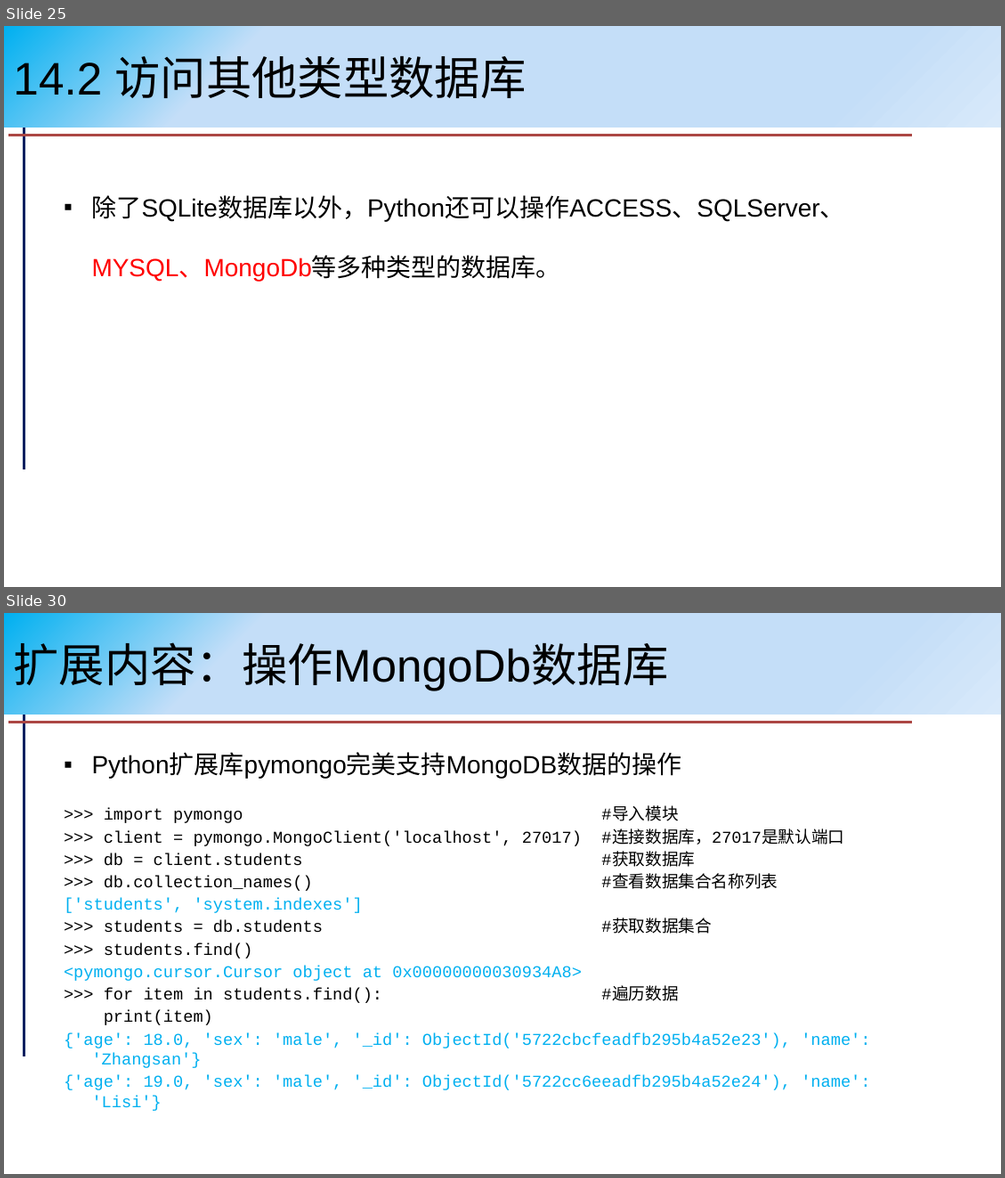
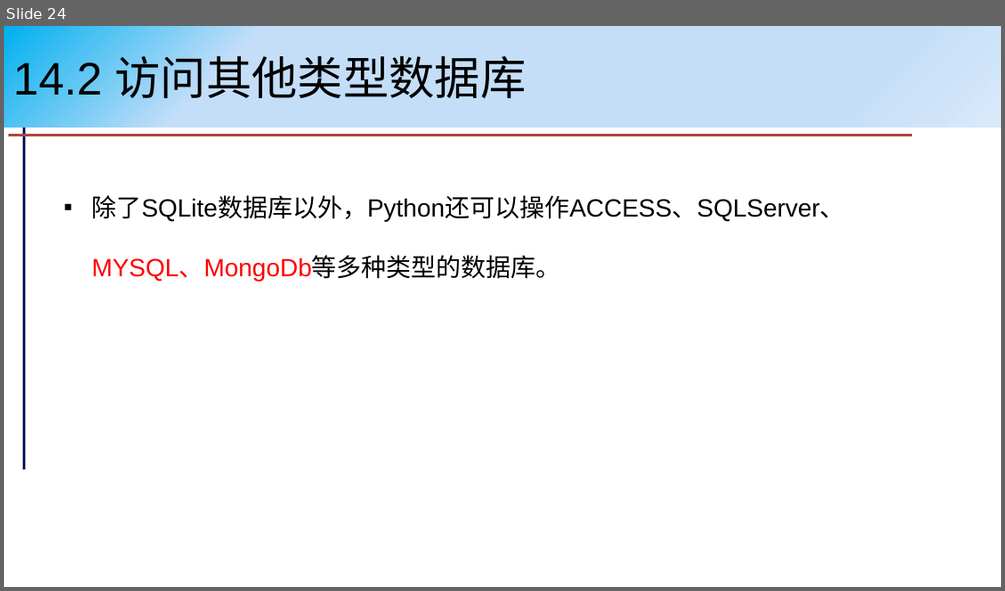
Before and after one commit to pengxj/PythonCourse, a slide deck: slides/第14章 数据库编程.pptx. Shown one above the other, each under a label of ours: slides 25 and 30 before the commit, slide 24 after it; the slides between them are not shown. The pictures are 1005x1178 and 1005x591 pixels, drawn with LibreOffice and Linux fonts; fonts in the diff are those of the drawing. Boxes give left, top, right and bottom in pixels: in the first picture for what was removed or moved away, otherwise in the second. Text is boxed around its words. In the diff, an @@ line names an element or a change of style, - is before the commit and + after.

```diff
--- a/slides/第14章 数据库编程.pptx
+++ b/slides/第14章 数据库编程.pptx
@@ slide 30 removed at (4, 613, 1001, 1174), background #FFFFFF; not listed: 2 template elements that a slide beside it also shows @@
@@ title removed at (4, 613, 1001, 714) @@
-扩展内容：操作MongoDb数据库
@@ text removed at (64, 754, 870, 1111) @@
-▪ Python扩展库pymongo完美支持MongoDB数据的操作
->>> import pymongo #导入模块
->>> client = pymongo.MongoClient('localhost', 27017) #连接数据库，27017是默认端口
->>> db = client.students #获取数据库
->>> db.collection_names() #查看数据集合名称列表
-['students', 'system.indexes']
->>> students = db.students #获取数据集合
->>> students.find()
-<pymongo.cursor.Cursor object at 0x00000000030934A8>
->>> for item in students.find(): #遍历数据
-print(item)
-{'age': 18.0, 'sex': 'male', '_id': ObjectId('5722cbcfeadfb295b4a52e23'), 'name': 'Zhangsan'}
-{'age': 19.0, 'sex': 'male', '_id': ObjectId('5722cc6eeadfb295b4a52e24'), 'name': 'Lisi'}
@@ what was slide 25 is now slide 24 @@
```
Also in this commit, not shown: 6 slides changed, 2 slides added, 9 other slides removed, 1 other file.
